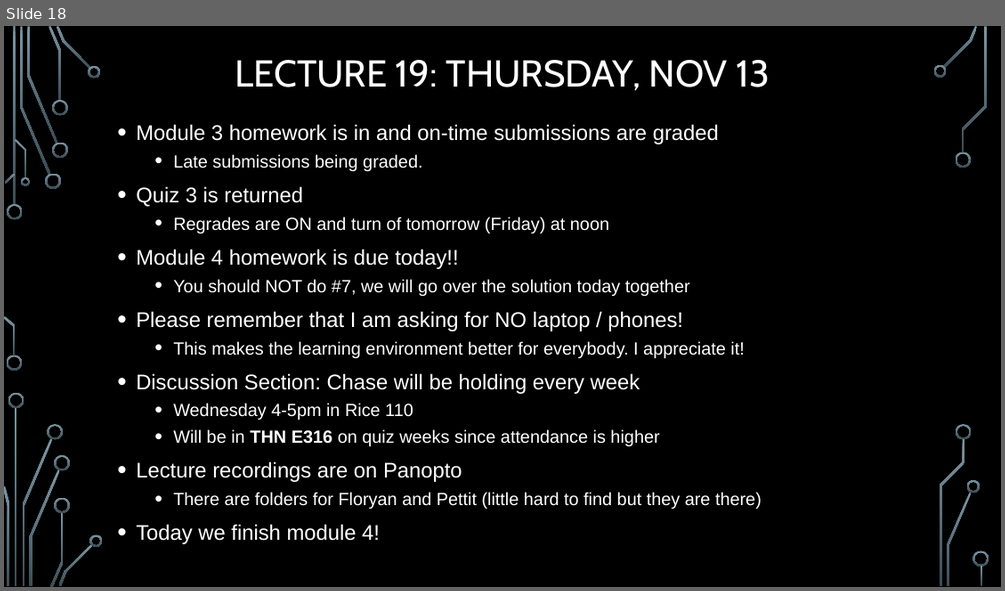
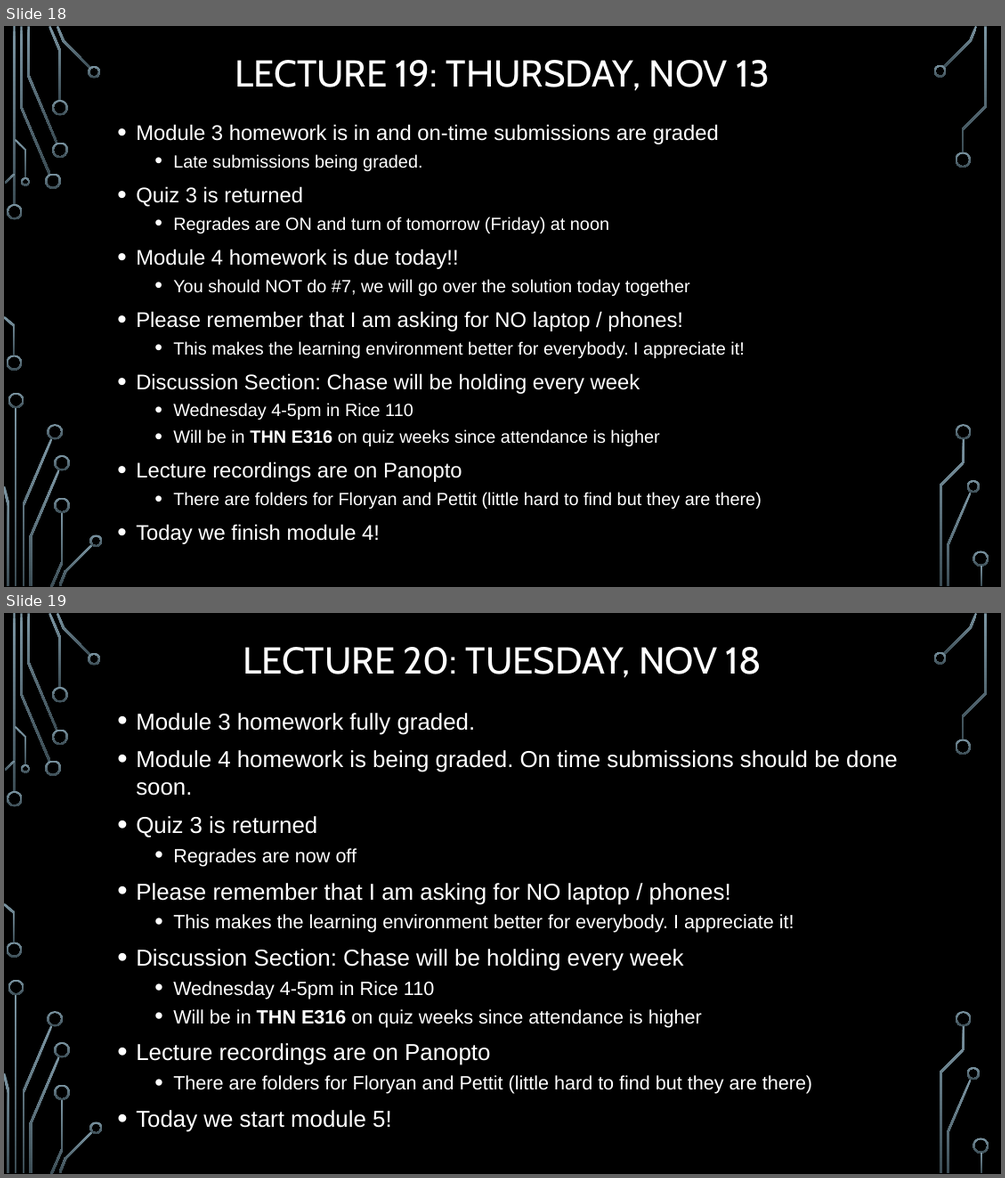
Before and after one commit to markfloryan/dmt2, a slide deck: slides/00-DailyAnnouncements.pptx. Shown one above the other, each under a label of ours: slide 18 before the commit, slides 18 and 19 after it. The pictures are 1005x591 and 1005x1178 pixels, drawn with LibreOffice and Linux fonts; fonts in the diff are those of the drawing; background and template pictures are left out. Boxes give left, top, right and bottom in pixels: in the first picture for what was removed or moved away, otherwise in the second. Text is boxed around its words. In the diff, an @@ line names an element or a change of style, - is before the commit and + after.

```diff
--- a/slides/00-DailyAnnouncements.pptx
+++ b/slides/00-DailyAnnouncements.pptx
@@ slide 19 added at [4,613,1001,1174], background picture (left out); not listed: 36 template elements that a slide beside it also shows @@
@@ title added at [243,647,761,678], 36 pt, text #FFFFFF @@
+LECTURE 20: TUESDAY, NOV 18
@@ text added at [136,713,898,1132], 22.2 pt, text #FFFFFF @@
+• Module 3 homework fully graded.
+• Module 4 homework is being graded. On time submissions should be done soon.
+• Quiz 3 is returned
+  • Regrades are now off
+• Please remember that I am asking for NO laptop / phones!
+  • This makes the learning environment better for everybody. I appreciate it!
+• Discussion Section: Chase will be holding every week
+  • Wednesday 4-5pm in Rice 110
+  • Will be in THN E316 on quiz weeks since attendance is higher
+• Lecture recordings are on Panopto
+  • There are folders for Floryan and Pettit (little hard to find but they are there)
+• Today we start module 5!
```
Also in this commit, not shown: 1 slide changed, 1 other file.
